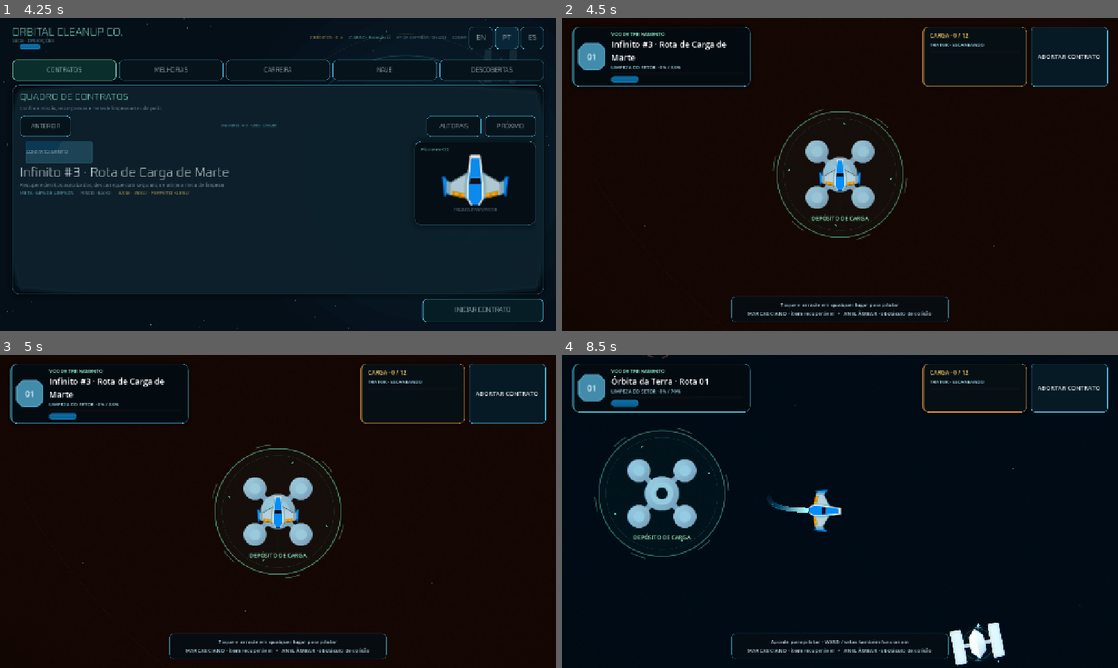
Above: before the commit, frames 1-4 (two rows, left to right).
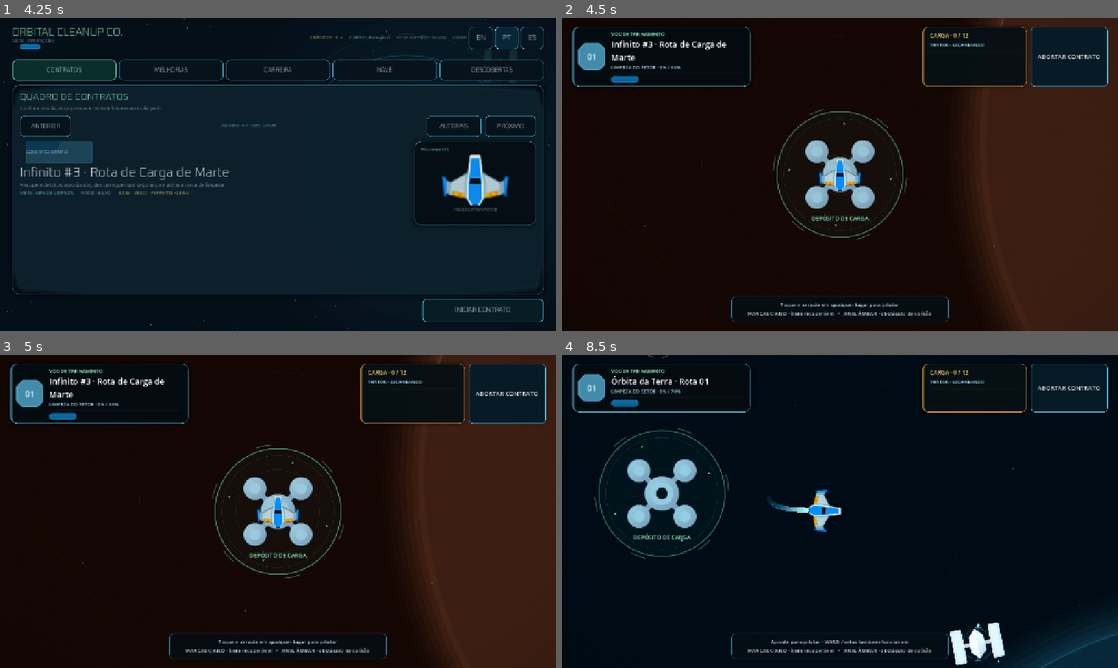
Above: after the commit, the same moments.

Repository: EwertonMendes/Orbital-Cleanup-Co.
Game: Godot game, scene res://src/core/app/app_root.tscn
Same seed, same stepped clock (60 frames per second), same inputs: the game is played once before the commit and once after it.
Inputs (mouse positions are in pixels of both pictures, inside the frame that each line leads up to):
- Up to frame 1 (4.25 s): click "ENDLESS" at 0.5 s; click "NEXT" at 1.25 s; click "NEXT" at 2 s; click "EN" at 2.75 s; click "PT" at 3.5 s
- Up to frame 2 (4.5 s): click "INICIAR CONTRATO" at 4.25 s
- Up to frame 3 (5 s): no input
- Up to frame 4 (8.5 s): click "ABORTAR CONTRATO" at 5 s; click "INICIAR CONTRATO" at 5.75 s; tap Enter at 6.5 s; move the mouse to (962, 495) at 6.52 s; hold D (occ_move_right) 6.53-7.25 s; click (962, 495) at 6.67 s; drag from (728, 527) to (1079, 661) at 7.27 s; move the mouse to (895, 442) at 8.02 s; hold D (occ_move_right) from 8.03 s (still down)

Frame 1 is identical in both runs. In frame 2, 21% of the frame differs, in the area x 46-100%, y 0-100%; in frame 3, 21%; in frame 4, 1.8%.

Commit message:
feat: add biome horizons and scanner sweep

Diff:
--- a/src/game/salvage/tractor_beam.gd
+++ b/src/game/salvage/tractor_beam.gd
@@ -33,6 +33,7 @@
 var _beam_start := Vector2.ZERO
 var _beam_finish := Vector2.ZERO
 var _beam_active := false
+var _scan_phase := 0.0
 
 func _ready() -> void:
 	_cargo_hold = get_node(cargo_hold_path) as CargoHold
@@ -84,6 +85,8 @@
 	_beam_core.width = _core_base_width
 
 func _physics_process(delta: float) -> void:
+	_scan_phase = fposmod(_scan_phase + delta * 0.34, 1.0)
+	queue_redraw()
 	_prune_candidates()
 
 	if not _is_target_valid(_target):
@@ -223,6 +226,22 @@
 
 func _draw() -> void:
 	if not _beam_active:
+		var scan_color := WorldVisualLanguage.salvage_recovery_color()
+		var scan_radius := lerpf(28.0, scan_range, _scan_phase)
+		var scan_alpha := pow(1.0 - _scan_phase, 1.7) * 0.13
+		draw_arc(Vector2.ZERO, scan_radius, 0.0, TAU, 72, Color(scan_color, scan_alpha), 1.15, true)
+		for index in range(4):
+			var center := float(index) * PI * 0.5 + _scan_phase * 0.45
+			draw_arc(
+				Vector2.ZERO,
+				scan_range,
+				center - 0.11,
+				center + 0.11,
+				6,
+				Color(scan_color, 0.055),
+				1.0,
+				true
+			)
 		return
 	var packet_color := _beam_core.default_color
 	for index in range(6):
--- a/src/game/sector/sector_backdrop.gd
+++ b/src/game/sector/sector_backdrop.gd
@@ -9,14 +9,16 @@
 var _background_color := Color("#040b13")
 var _nebula_color := Color("#0b3d4d")
 var _accent_color := Color("#53d7f1")
+var _biome_id := ""
 var _stars: Array[Dictionary] = []
 
-func configure(play_bounds: Rect2, palette: Dictionary) -> void:
+func configure(play_bounds: Rect2, palette: Dictionary, biome_id: String = "") -> void:
 	assert(play_bounds.size.x > 0.0 and play_bounds.size.y > 0.0, "SectorBackdrop requires valid bounds.")
 	_play_bounds = play_bounds
 	_background_color = Color(String(palette.get("background", "#040b13")))
 	_nebula_color = Color(String(palette.get("nebula", "#0b3d4d")))
 	_accent_color = Color(String(palette.get("accent", "#53d7f1")))
+	_biome_id = biome_id
 	RenderingServer.set_default_clear_color(_background_color)
 	queue_redraw()
 
@@ -45,6 +47,7 @@
 	_draw_soft_cloud(Vector2(0, 80), 2650.0, _nebula_color, 0.16)
 	_draw_soft_cloud(Vector2(3000, -1900), 1850.0, _nebula_color, 0.085)
 	_draw_soft_cloud(Vector2(-3400, 2100), 2050.0, _nebula_color, 0.075)
+	_draw_biome_horizon()
 
 	for star in _stars:
 		var star_color := Color(1.0, 0.86, 0.55, float(star["alpha"])) if bool(star["warm"]) else Color(0.66, 0.90, 1.0, float(star["alpha"]))
@@ -56,6 +59,53 @@
 	_draw_glint(Vector2(2200, 980), 10.0, Color(_accent_color, 0.5))
 	_draw_glint(Vector2(-2850, -1250), 7.0, Color(1.0, 0.82, 0.5, 0.42))
 	_draw_perimeter()
+
+func _draw_biome_horizon() -> void:
+	match _biome_id:
+		"earth_orbit":
+			_draw_planet_horizon(
+				Vector2(610.0, 660.0),
+				900.0,
+				Color("#081d2b"),
+				Color("#4cc9ff"),
+				0.34
+			)
+		"lunar_belt":
+			_draw_planet_horizon(
+				Vector2(-650.0, 690.0),
+				920.0,
+				Color("#161d26"),
+				Color("#a9bed0"),
+				0.22
+			)
+		"mars_freight":
+			_draw_planet_horizon(
+				Vector2(650.0, 650.0),
+				940.0,
+				Color("#2b1413"),
+				Color("#ff9c63"),
+				0.30
+			)
+		"blue_nebula":
+			_draw_soft_cloud(Vector2(520.0, -180.0), 1550.0, _accent_color, 0.23)
+			_draw_soft_cloud(Vector2(-820.0, 580.0), 1250.0, Color("#7f65d8"), 0.13)
+		_:
+			pass
+
+func _draw_planet_horizon(
+	center: Vector2,
+	radius: float,
+	body_color: Color,
+	atmosphere: Color,
+	body_alpha: float
+) -> void:
+	for layer in range(7, 0, -1):
+		var expansion := float(layer) * 14.0
+		var alpha := 0.006 + float(8 - layer) * 0.006
+		draw_circle(center, radius + expansion, Color(atmosphere, alpha))
+	draw_circle(center, radius, Color(body_color, body_alpha))
+	draw_arc(center, radius + 3.0, deg_to_rad(196.0), deg_to_rad(344.0), 120, Color(atmosphere, 0.22), 2.2, true)
+	draw_arc(center, radius - 34.0, deg_to_rad(210.0), deg_to_rad(328.0), 100, Color(atmosphere, 0.055), 1.0, true)
 
 func _draw_soft_cloud(center: Vector2, radius: float, color: Color, strength: float) -> void:
 	for layer in range(8, 0, -1):
--- a/src/game/sector/sector_runtime.gd
+++ b/src/game/sector/sector_runtime.gd
@@ -38,6 +38,10 @@
 func get_biome_display_name_key() -> String:
 	assert(not _plan.is_empty(), "SectorRuntime is not configured.")
 	return String((_plan["biome"] as Dictionary)["display_name_key"])
+
+func get_biome_id() -> String:
+	assert(not _plan.is_empty(), "SectorRuntime is not configured.")
+	return String((_plan["biome"] as Dictionary)["id"])
 
 func _ready() -> void:
 	assert(not _plan.is_empty(), "SectorRuntime must be configured before entering the tree.")
--- a/src/ui/screens/flight/flight_screen.gd
+++ b/src/ui/screens/flight/flight_screen.gd
@@ -67,7 +67,7 @@
 		runtime.configure_sector_definition(generated_definition)
 	_contract_session.configure(runtime.get_contract_context())
 	var biome_palette := runtime.get_biome_palette()
-	backdrop.configure(runtime.get_play_bounds(), biome_palette)
+	backdrop.configure(runtime.get_play_bounds(), biome_palette, runtime.get_biome_id())
 	ambient_motion.configure(runtime.get_play_bounds(), biome_palette)
 	feedback.configure(biome_palette)
 
